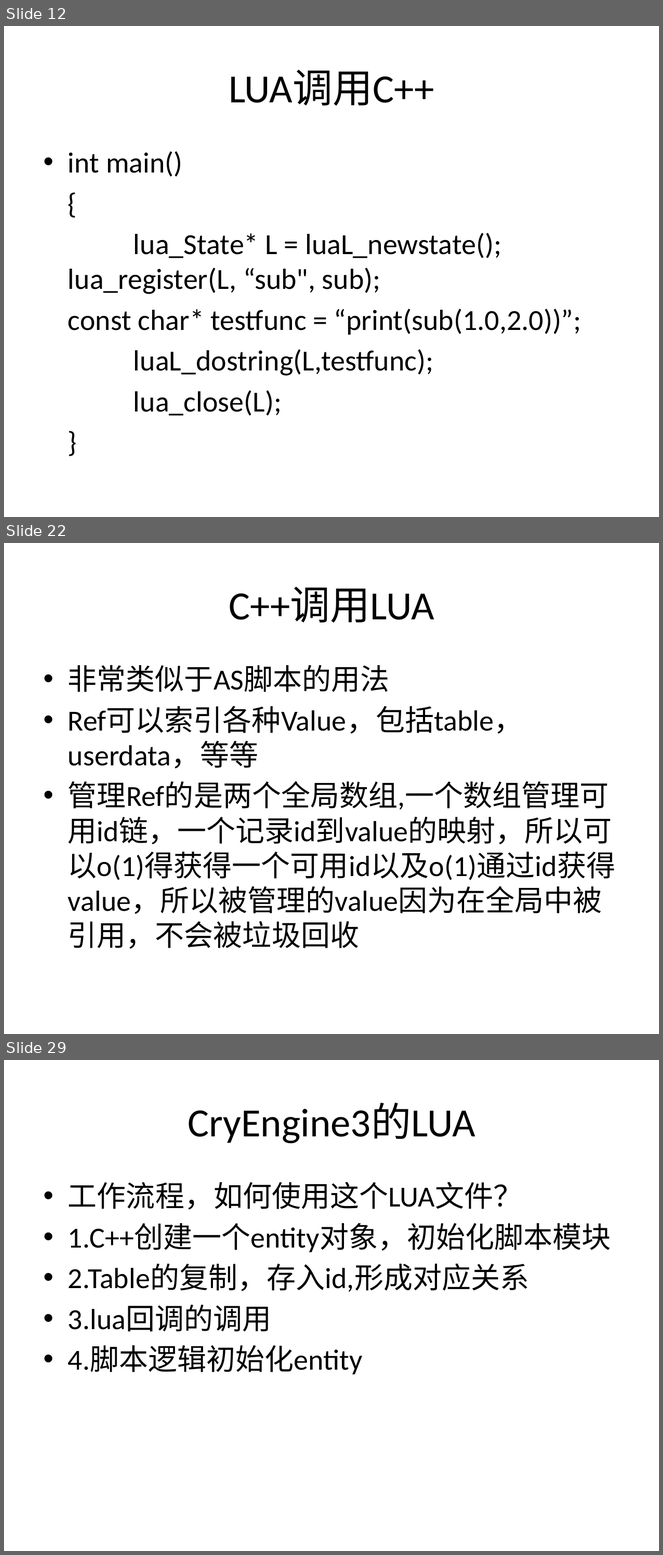
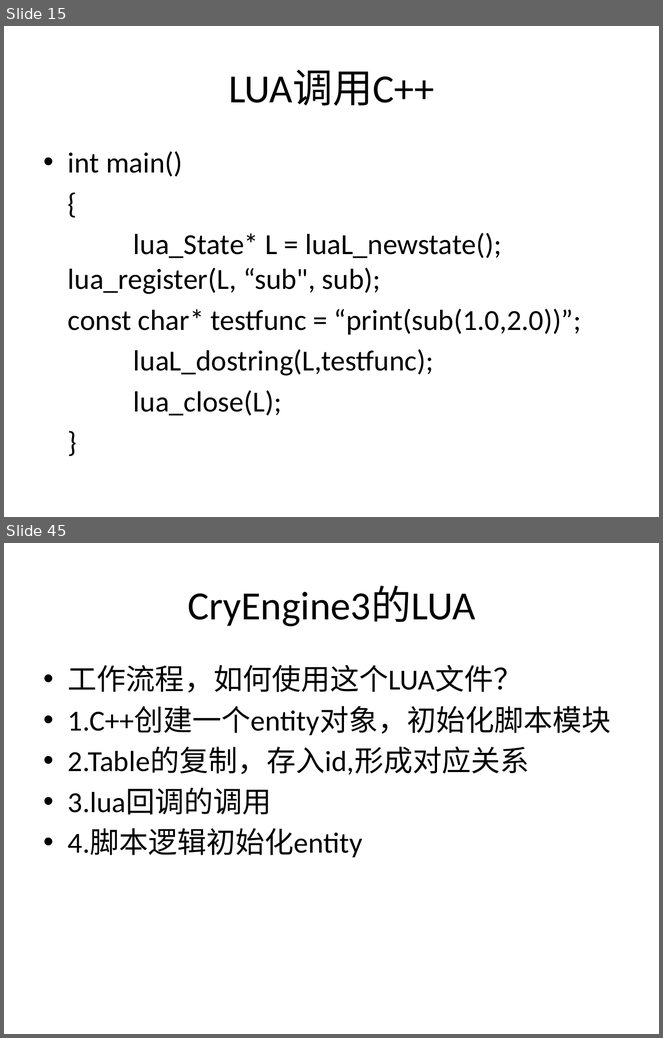
Before and after one commit to henryfung01/StreetFighter, a slide deck: lua1.pptx. Shown one above the other, each under a label of ours: slides 12, 22 and 29 before the commit, slides 15 and 45 after it; the slides between them are not shown. The pictures are 663x1555 and 663x1038 pixels, drawn with LibreOffice and Linux fonts; fonts in the diff are those of the drawing. Boxes give left, top, right and bottom in pixels: in the first picture for what was removed or moved away, otherwise in the second. Text is boxed around its words. In the diff, an @@ line names an element or a change of style, - is before the commit and + after.

```diff
--- a/lua1.pptx
+++ b/lua1.pptx
@@ slide 22 removed at (4, 543, 659, 1034), background #FFFFFF @@
@@ title removed at (229, 587, 434, 623) @@
-C++调用LUA
@@ text removed at (68, 665, 616, 949) @@
-• 非常类似于AS脚本的用法
-• Ref可以索引各种Value，包括table，userdata，等等
-• 管理Ref的是两个全局数组,一个数组管理可用id链，一个记录id到value的映射，所以可以o(1)得获得一个可用id以及o(1)通过id获得value，所以被管理的value因为在全局中被引用，不会被垃圾回收
@@ what was slide 12 is now slide 15 @@
@@ what was slide 29 is now slide 45 @@
```
Also in this commit, not shown: 10 slides changed, 26 slides added, 11 other slides removed.
